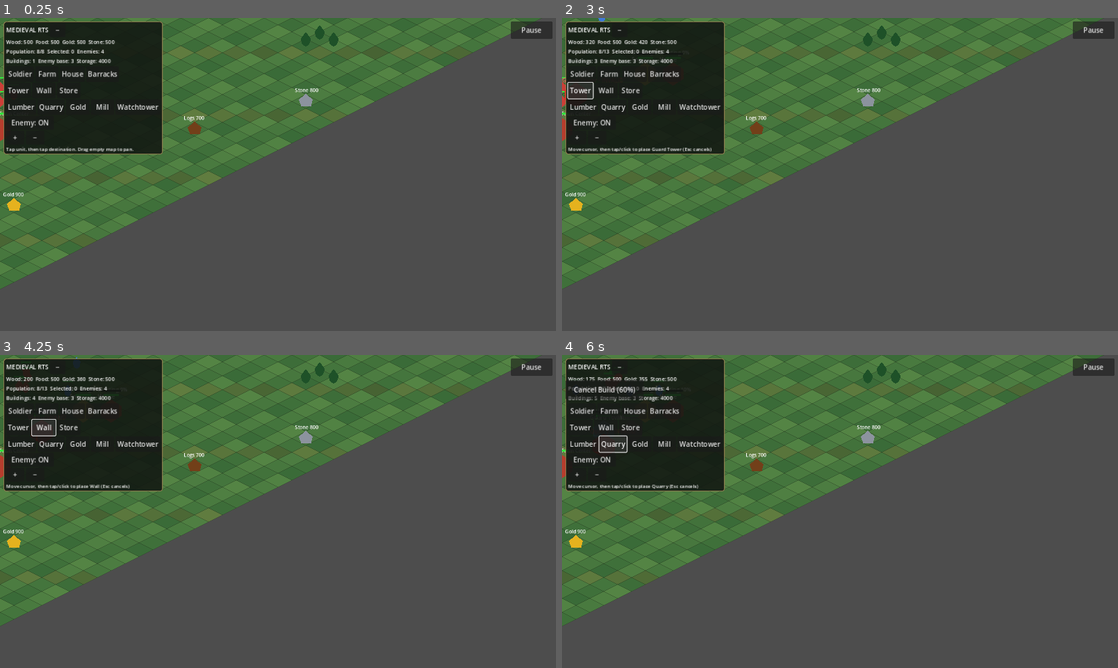
Above: before the commit, frames 1-4 (two rows, left to right).
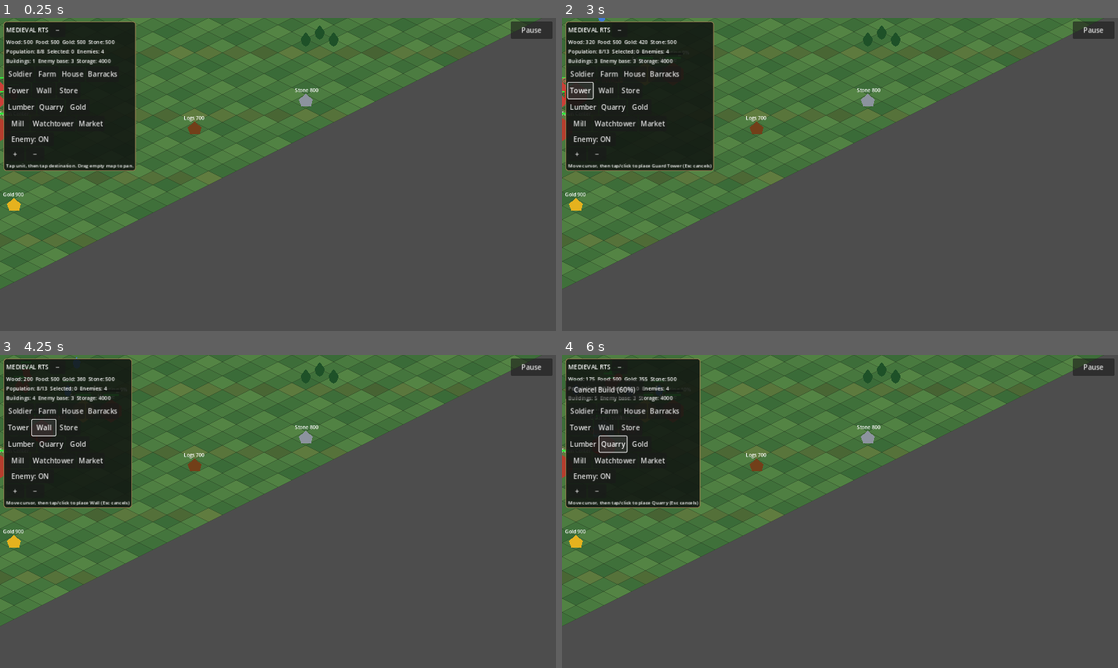
Above: after the commit, the same moments.

Repository: noub1234567-cmd/Medieval-RTS-Test
Game: Godot game, scene res://scenes/main.tscn
Same seed, same stepped clock (60 frames per second), same inputs: the game is played once before the commit and once after it.
Inputs:
- Up to frame 1 (0.25 s): no input
- Up to frame 2 (3 s): click "Farm" at 0.5 s; click "House" at 1.25 s; click "Barracks" at 2 s; click "Tower" at 2.75 s
- Up to frame 3 (4.25 s): click "Wall" at 3.5 s
- Up to frame 4 (6 s): click "Store" at 4.25 s; click "Lumber" at 5 s; click "Quarry" at 5.75 s

The runs differ from the first frame. In frame 1, 4.0% of the frame differs, in the area x 0-30%, y 1-49%; in frame 2, 3.0%; in frame 3, 4.2%; in frame 4, 3.8%.

Commit message:
Add Market building placement option

Diff:
--- a/scripts/game.gd
+++ b/scripts/game.gd
@@ -541,14 +541,18 @@
 	third_building_row.add_theme_constant_override("separation",3)
 	v.add_child(third_building_row)
 	building_rows.append(third_building_row)
-	var building_names=["Farm","House","Barracks","Tower","Wall","Store","Lumber","Quarry","Gold","Mill","Watchtower"]
+	var fourth_building_row:=HBoxContainer.new()
+	fourth_building_row.add_theme_constant_override("separation",3)
+	v.add_child(fourth_building_row)
+	building_rows.append(fourth_building_row)
+	var building_names=["Farm","House","Barracks","Tower","Wall","Store","Lumber","Quarry","Gold","Mill","Watchtower","Market"]
 	for i in range(building_names.size()):
 		var building_name=building_names[i]
 		var b:=Button.new()
 		b.text=building_name
 		b.custom_minimum_size=Vector2(54,36)
 		b.pressed.connect(func(): begin_placement("Guard Tower" if building_name=="Tower" else "Warehouse" if building_name=="Store" else "Lumber Mill" if building_name=="Lumber" else "Gold Mine" if building_name=="Gold" else "Mill" if building_name=="Mill" else building_name))
-		building_rows[0 if i<3 else 1 if i<6 else 2].add_child(b)
+		building_rows[0 if i<3 else 1 if i<6 else 2 if i<9 else 3].add_child(b)
 	var enemy_row:=HBoxContainer.new()
 	v.add_child(enemy_row)
 	enemy_toggle_button=Button.new()
@@ -788,7 +792,7 @@
 	structure.position=pos
 	var shape:=Polygon2D.new()
 	shape.polygon=PackedVector2Array([Vector2(0,-26),Vector2(24,-10),Vector2(24,12),Vector2(0,28),Vector2(-24,12),Vector2(-24,-10)])
-	shape.color={"Farm":Color(0.65,0.55,0.25),"House":Color(0.6 …(266 unchanged characters)… 0.48),"Watchtower":Color(0.55,0.68,0.72)}[pending_building]
+	shape.color={"Farm":Color(0.65,0.55,0.25),"House":Color(0.6 …(266 unchanged characters)… 0.48),"Watchtower":Color(0.55,0.68,0.72),"Market":Color(0.62,0.38,0.28)}[pending_building]
 	structure.add_child(shape)
 	var label:=Label.new()
 	label.name="BuildingNameLabel"
